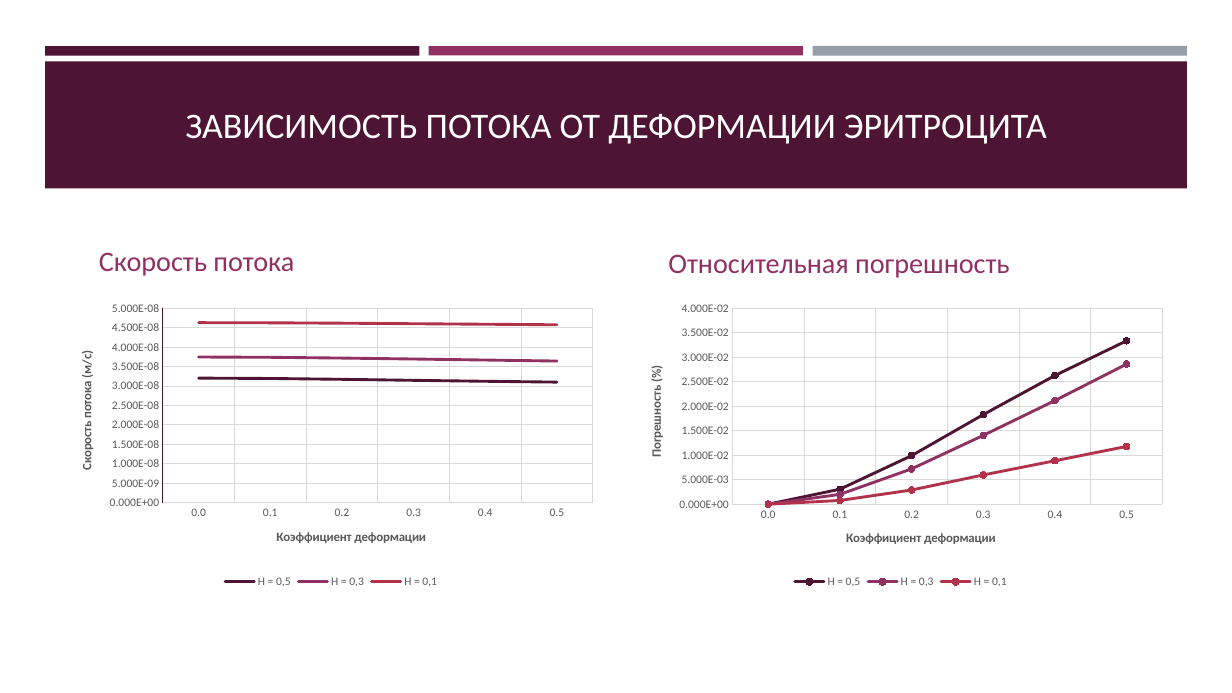
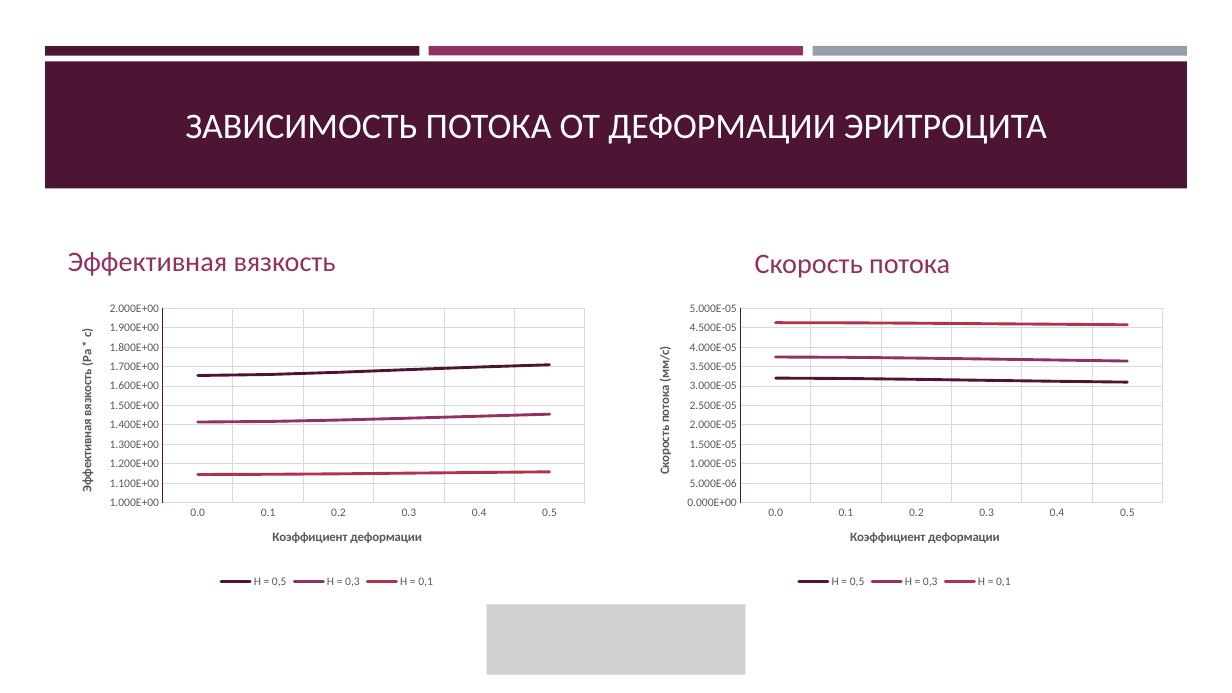
Before and after one commit to Jrol123/Blood_Science, a slide deck: slide 9 of f_docs/Презентация.pptx. Drawn at 1232x693 pixels with LibreOffice and Linux fonts; fonts in the diff are those of the drawing; grey boxes stand for pictures. Boxes give left, top, right and bottom in pixels: in the first picture for what was removed or moved away, otherwise in the second. Text is boxed around its words. In the diff, an @@ line names an element or a change of style, - is before the commit and + after.

```diff
--- a/f_docs/Презентация.pptx
+++ b/f_docs/Презентация.pptx
@@ text at [68, 252, 336, 276]: text changed @@
-Скорость потока
+Эффективная вязкость
@@ text at [755, 254, 950, 278]: text changed @@
-Относительная погрешность
+Скорость потока
@@ line chart at [59, 296, 596, 592] @@
-H = 0,5: 0, 0, 0, 0, 0, 0
+H = 0,5: 1.65, 1.66, 1.67, 1.68, 1.7, 1.71
-H = 0,3: 0, 0, 0, 0, 0, 0
+H = 0,3: 1.41, 1.42, 1.43, 1.43, 1.44, 1.46
-H = 0,1: 0, 0, 0, 0, 0, 0
+H = 0,1: 1.15, 1.15, 1.15, 1.15, 1.16, 1.16
@@ value axis title "Скорость потока (м/с) " to "Эффективная вязкость (Pa * с) " @@
@@ value axis changed @@
@@ line chart: place and size @@
-line chart at [59, 296, 604, 592]
+line chart at [59, 296, 596, 592]
@@ line chart at [637, 296, 1174, 592] @@
-H = 0,5: 0, 0.003, 0.01, 0.018, 0.026, 0.033
+H = 0,5: 3.2e-05, 3.2e-05, 3.2e-05, 3.1e-05, 3.1e-05, 3.1e-05
-H = 0,3: 0, 0.002, 0.007, 0.014, 0.021, 0.029
+H = 0,3: 3.7e-05, 3.7e-05, 3.7e-05, 3.7e-05, 3.7e-05, 3.6e-05
-H = 0,1: 0, 0.001, 0.003, 0.006, 0.009, 0.012
+H = 0,1: 4.6e-05, 4.6e-05, 4.6e-05, 4.6e-05, 4.6e-05, 4.6e-05
@@ value axis title "Погрешность (%) " to "Скорость потока (мм/с) " @@
@@ category axis changed @@
@@ value axis changed @@
@@ line chart: place and size @@
-line chart at [628, 296, 1174, 592]
+line chart at [637, 296, 1174, 592]
@@ picture added at [487, 604, 746, 675] @@
```
Also in this commit, not shown: 5 other slides changed, 1 slide added, 2 other files.
